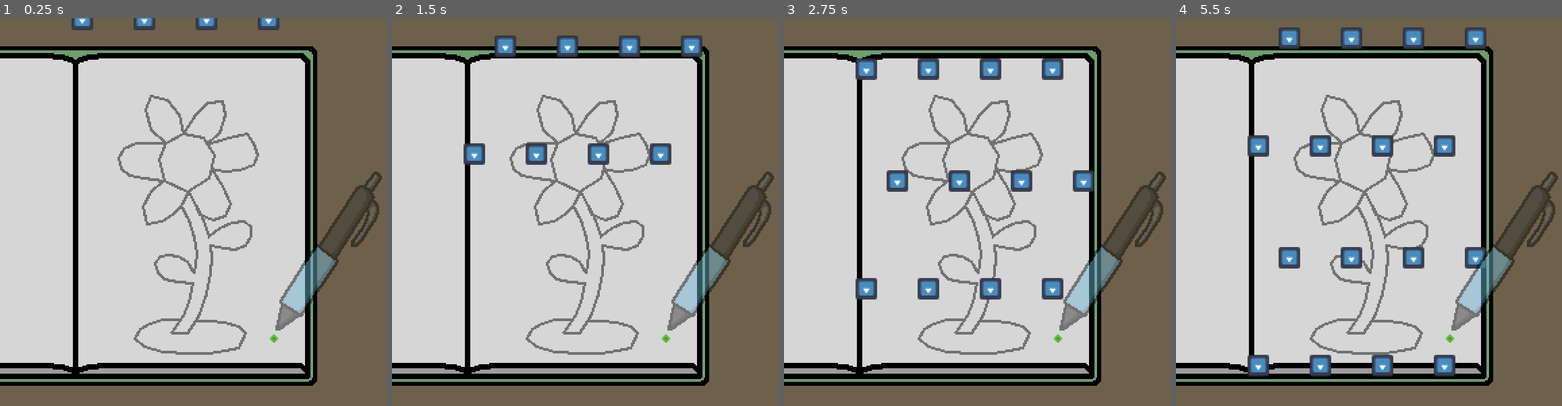
Above: before the commit, frames 1-4 (left to right).
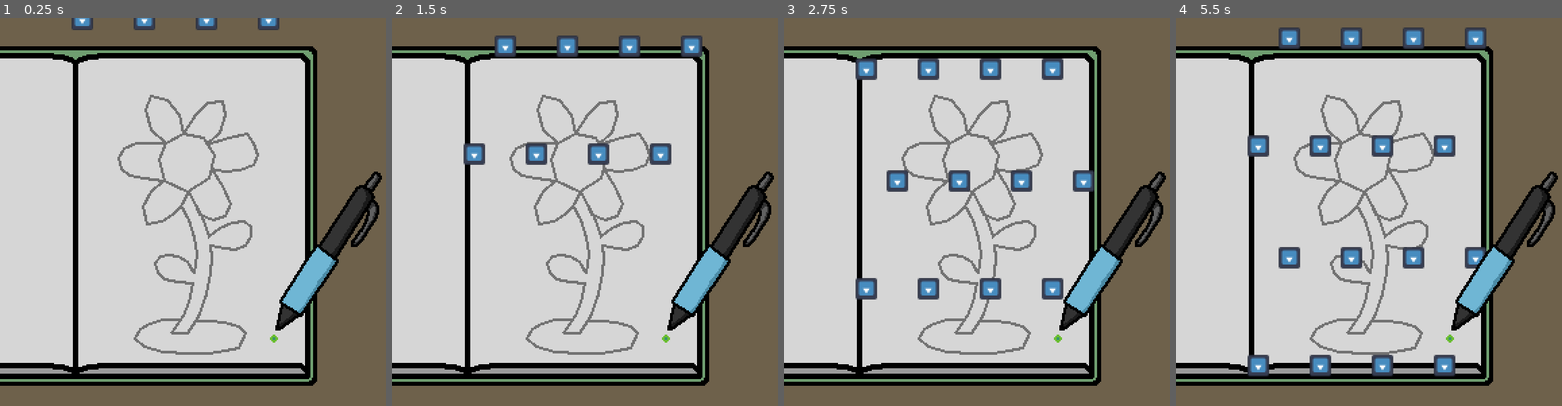
Above: after the commit, the same moments.

Repository: kennethbchen/Bullet-Journal-Game
Game: Godot game, scene res://Game.tscn
Same seed, same stepped clock (60 frames per second), same inputs: the game is played once before the commit and once after it. The engine's default icon, where the game draws it, is replaced by a stand-in: a white triangle on a blue panel in a dark square.
Inputs (mouse positions are in pixels of both pictures, inside the frame that each line leads up to):
- Up to frame 1 (0.25 s): no input
- Up to frame 2 (1.5 s): tap Enter (ui_accept) at 0.5, 0.77 s; move the mouse to (673, 192) at 0.52 s; click (673, 192) at 0.67 s; move the mouse to (507, 231) at 1.27 s; click (507, 231) at 1.42 s
- Up to frame 3 (2.75 s): tap Enter (ui_accept) at 1.52 s; move the mouse to (1015, 126) at 2.02 s; click (1015, 126) at 2.17 s
- Up to frame 4 (5.5 s): move the mouse to (1349, 289) at 2.77 s; click (1349, 289) at 2.92 s; tap Enter (ui_accept) at 3.02, 3.77, 4.52 s; move the mouse to (1488, 270) at 3.52 s; click (1488, 270) at 3.67 s; move the mouse to (1253, 153) at 4.27 s; click (1253, 153) at 4.42 s; move the mouse to (1388, 212) at 5.02 s; click (1388, 212) at 5.17 s

The runs differ from the first frame. In frame 1, 2.9% of the frame differs, in the area x 71-99%, y 39-81%; in frame 2, 2.9%; in frame 3, 2.9%; in frame 4, 3.0%.
Error in both runs: Invalid access to property or key 'points' on a base object of type 'null instance'. (res://Scripts/DrawingGrader.gd:51)

Commit message:
Made pen sprite alpha based on grab state

Diff:
--- a/Game.tscn
+++ b/Game.tscn
@@ -146,6 +146,7 @@
 script = ExtResource("1_46845")
 line_drawer_scene = ExtResource("2_uwqo8")
 line_parent = NodePath("../Drawings/PlayerLineParent")
+max_grab_distance = 8.0
 
 [node name="HurtboxSprite" type="Sprite2D" parent="Player"]
 texture = ExtResource("1_jw0vf")
--- a/Scripts/Player.gd
+++ b/Scripts/Player.gd
@@ -66,17 +66,22 @@
 
 	Input.mouse_mode = Input.MOUSE_MODE_VISIBLE
 
+	pen_sprite.modulate = Color(1,1,1,1)
+
 func _change_to_grabbed():
 	current_state = STATE.GRABBED
 	Input.mouse_mode = Input.MOUSE_MODE_HIDDEN
 
+	pen_sprite.modulate = Color(1,1,1,0.5)
+
 func _change_to_hitstun(collision: KinematicCollision2D, delta: float):
+	current_state = STATE.HITSTUN
 
 	Input.mouse_mode = Input.MOUSE_MODE_VISIBLE
 
+	pen_sprite.modulate = Color(1,1,1,0.5)
+
 	_start_drawing()
-
-	current_state = STATE.HITSTUN
 
 	velocity = collision.get_normal() * delta * hitstun_speed
 
